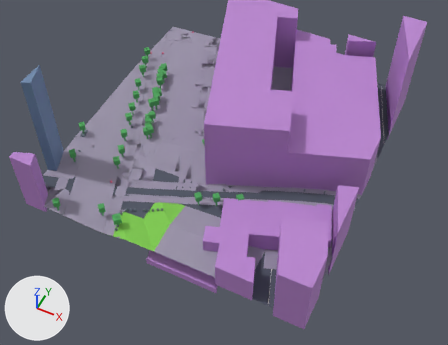
The glTF model public/maps/melbourne/chunks/5_-18.glb as it was, and as the next commit left it.
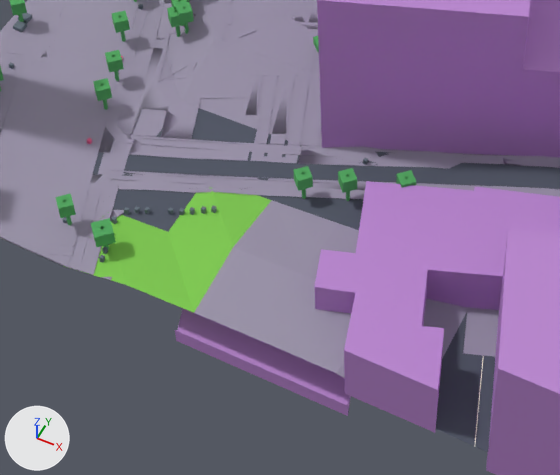
Each version appears first whole from a 50 mm lens placed at (735.5, 1940.7, 215.9), pointed at (660.7, 2090.2, 29.0), and next in a close-up on the part from 17% to 68% of the width and 36% to 92% of the height. The axes (+X, +Y, +Z) are drawn at lower left. The lights are the same throughout. The older version's two pictures come first. Where no turn or scale is listed for an object, it has been applied to the vertices. Vertices at exactly the same position are counted once.

Objects in the first close-up: 'compiled-chunk'.
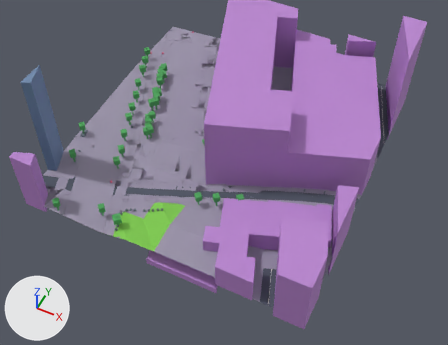
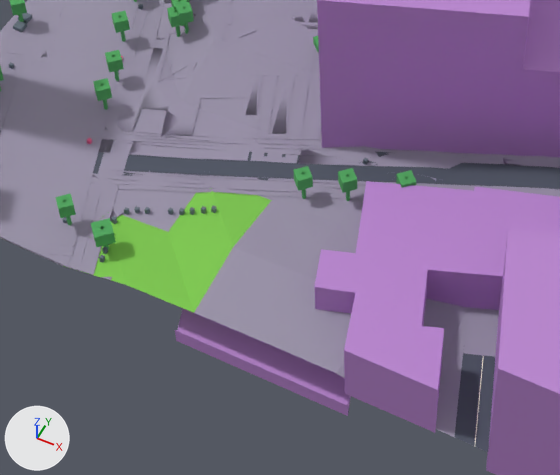
Pixel boxes [x1, y1, x2, y2] of what changed, in the close-ups (560 x 475 px):
```json
{"part": 1, "of": "me_mesh_0", "change": "added", "after": [330, 186, 560, 197], "on screen": "mostly hidden"}
{"part": 2, "of": "me_mesh_0", "change": "added", "after": [102, 130, 344, 151]}
{"part": 3, "of": "me_mesh_0", "change": "recoloured", "before": [0, 108, 467, 437], "after": [113, 108, 467, 437]}
```

The change, as JSON lines over the scene's bpy script:
```json
{"block": "me_mesh_0", "where": "# used by ob_compiled_chunk; location = (654.0, 2105.8, 44.2)"}
{"op": "remove", "block": "me_mesh_0", "code": "me_mesh_0.from_pydata(...)  # 6284 vertices, 9309 faces; spans x -60.0..60.0, y -60.2..60.2, z -28.2..28.2"}
{"op": "add", "block": "me_mesh_0", "code": "me_mesh_0.from_pydata(...)  # 6931 vertices, 10296 faces; spans x -60.0..60.0, y -60.2..60.2, z -28.2..28.2"}
{"block": "me_mesh_0", "change": "me_mesh_0 part 1: a new loose piece of 119 vertices spanning x 7.3..60.0, y -31.1..-10.1, z -17.1..-14.1, in mat_pavement (grey #9a93a8)"}
{"block": "me_mesh_0", "change": "me_mesh_0 part 2: a new loose piece of 85 vertices spanning x -42.0..6.6, y -40.0..-20.5, z -18.9..-15.9, in mat_pavement (grey #9a93a8)"}
{"block": "me_mesh_0", "change": "me_mesh_0 part 3: 56 faces spanning x -60.0..60.0, y -59.8..60.2, z -21.3..-10.8 switch from mat_asphalt (greyish blue #4f5563) to mat_pavement (grey #9a93a8)"}
{"block": "me_mesh_0", "change": "other edits to the shape of me_mesh_0 do not show in these pictures"}
```
